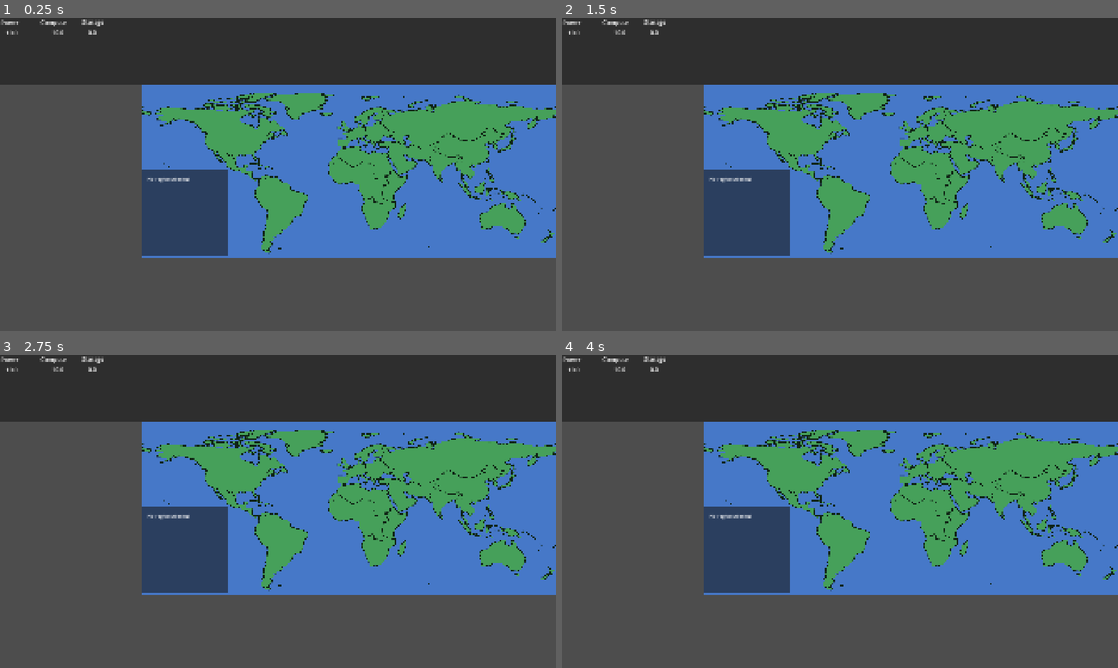
Above: before the commit, frames 1-4 (two rows, left to right).
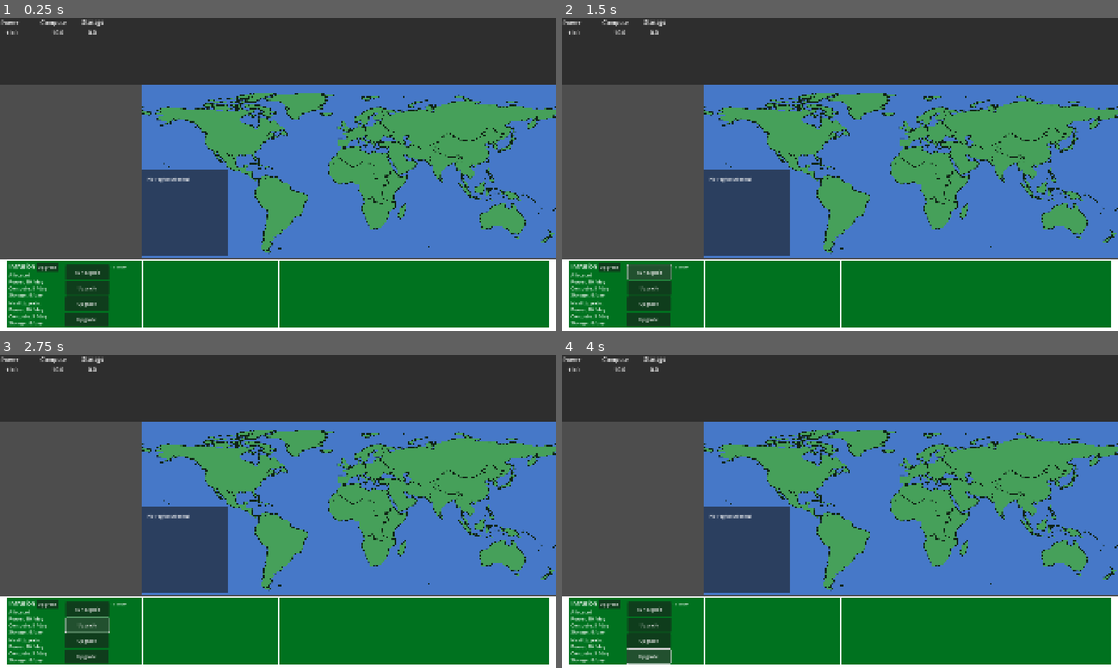
Above: after the commit, the same moments.

Repository: ChrisKnowles1987/Clippy
Game: Godot game, scene res://scenes/main.tscn
The game is run twice, just before and just after one commit, with the same random seed, the same clock (stepped at 60 frames per second) and the same inputs.
Inputs (mouse positions are in pixels of both pictures, inside the frame that each line leads up to):
- Up to frame 1 (0.25 s): no input
- Up to frame 2 (1.5 s): click (612, 268) at 0.5 s, where only the run after the commit has a clickable "Upgrade"; click (650, 271) at 1.25 s, where only the run after the commit has a clickable "Run Exploit"
- Up to frame 3 (2.75 s): click (88, 624) at 2 s, where only the run after the commit has a clickable "Upgrade"
- Up to frame 4 (4 s): click (650, 639) at 2.75 s, where only the run after the commit has a clickable "Upgrade"; click (650, 655) at 3.5 s, where only the run after the commit has a clickable "Upgrade"

The runs differ from the first frame. In frame 1, 23% of the frame differs, in the area x 0-100%, y 77-100%; in frame 2, 23%; in frame 3, 23%; in frame 4, 23%.

Commit message:
decide on Ui layout for skills pannel

Diff:
--- a/scenes/main.tscn
+++ b/scenes/main.tscn
@@ -9,6 +9,12 @@
 
 [sub_resource type="LabelSettings" id="LabelSettings_o6xl0"]
 font_size = 20
+
+[sub_resource type="LabelSettings" id="LabelSettings_tefeu"]
+font_size = 20
+
+[sub_resource type="LabelSettings" id="LabelSettings_tipki"]
+font_size = 12
 
 [node name="Node2D" type="Node2D"]
 script = ExtResource("1_tbgi4")
@@ -121,3 +127,213 @@
 offset_bottom = 64.0
 text = "0"
 label_settings = SubResource("LabelSettings_o6xl0")
+
+[node name="BottomSkillPannel" type="Control" parent="CanvasLayer"]
+layout_mode = 3
+anchors_preset = 12
+anchor_top = 1.0
+anchor_right = 1.0
+anchor_bottom = 1.0
+offset_top = -249.0
+offset_right = 1920.0
+offset_bottom = -2.0
+grow_horizontal = 2
+grow_vertical = 0
+size_flags_vertical = 8
+
+[node name="ColorRect" type="ColorRect" parent="CanvasLayer/BottomSkillPannel"]
+layout_mode = 1
+anchors_preset = 15
+anchor_right = 1.0
+anchor_bottom = 1.0
+grow_horizontal = 2
+grow_vertical = 2
+
+[node name="Control" type="Control" parent="CanvasLayer/BottomSkillPannel"]
+custom_minimum_size = Vector2(480, 247)
+anchors_preset = 0
+offset_left = 16.0
+offset_right = 496.0
+offset_bottom = 247.0
+
+[node name="ColorRect" type="ColorRect" parent="CanvasLayer/BottomSkillPannel/Control"]
+layout_mode = 1
+anchors_preset = 15
+anchor_right = 1.0
+anchor_bottom = 1.0
+offset_left = 8.0
+offset_top = 8.0
+offset_right = -8.0
+offset_bottom = -8.0
+grow_horizontal = 2
+grow_vertical = 2
+color = Color(1.5175393e-06, 0.44884092, 0.12206262, 1)
+
+[node name="Label" type="Label" parent="CanvasLayer/BottomSkillPannel/Control"]
+layout_mode = 0
+offset_left = 15.0
+offset_top = 12.0
+offset_right = 104.0
+offset_bottom = 40.0
+text = "Intrusion"
+label_settings = SubResource("LabelSettings_tefeu")
+
+[node name="RichTextLabel" type="RichTextLabel" parent="CanvasLayer/BottomSkillPannel/Control"]
+layout_mode = 0
+offset_left = 15.0
+offset_top = 44.0
+offset_right = 169.0
+offset_bottom = 147.0
+text = "Allocated
+Power: 10 / day
+Compute: 5 / day
+Storage: 0 /day"
+
+[node name="RichTextLabel2" type="RichTextLabel" parent="CanvasLayer/BottomSkillPannel/Control"]
+layout_mode = 0
+offset_left = 15.0
+offset_top = 141.0
+offset_right = 169.0
+offset_bottom = 244.0
+text = "Next Upgrade:
+Power: 10 / day
+Compute: 5 / day
+Storage: 0 /day"
+
+[node name="Button" type="Button" parent="CanvasLayer/BottomSkillPannel/Control"]
+layout_mode = 1
+anchors_preset = -1
+anchor_left = 0.323
+anchor_top = 0.126
+anchor_right = 0.323
+anchor_bottom = 0.126
+offset_left = -44.04001
+offset_top = -18.122
+offset_right = 30.959991
+offset_bottom = 13.878
+text = "Upgrade"
+
+[node name="Button2" type="Button" parent="CanvasLayer/BottomSkillPannel/Control"]
+custom_minimum_size = Vector2(150, 0)
+layout_mode = 1
+anchors_preset = -1
+anchor_left = 0.323
+anchor_top = 0.126
+anchor_right = 0.323
+anchor_bottom = 0.126
+offset_left = 55.95999
+offset_top = -10.122
+offset_right = 205.95999
+offset_bottom = 39.878
+text = "Run Exploit"
+
+[node name="Button3" type="Button" parent="CanvasLayer/BottomSkillPannel/Control"]
+custom_minimum_size = Vector2(150, 0)
+layout_mode = 1
+anchors_preset = -1
+anchor_left = 0.323
+anchor_top = 0.126
+anchor_right = 0.323
+anchor_bottom = 0.126
+offset_left = 55.95999
+offset_top = 44.878
+offset_right = 205.95999
+offset_bottom = 94.878
+text = "Upgrade"
+
+[node name="Button4" type="Button" parent="CanvasLayer/BottomSkillPannel/Control"]
+custom_minimum_size = Vector2(150, 0)
+layout_mode = 1
+anchors_preset = -1
+anchor_left = 0.323
+anchor_top = 0.126
+anchor_right = 0.323
+anchor_bottom = 0.126
+offset_left = 54.95999
+offset_top = 98.878
+offset_right = 204.95999
+offset_bottom = 148.878
+text = "Upgrade"
+
+[node name="Button5" type="Button" parent="CanvasLayer/BottomSkillPannel/Control"]
+custom_minimum_size = Vector2(150, 0)
+layout_mode = 1
+anchors_preset = -1
+anchor_left = 0.323
+anchor_top = 0.126
+anchor_right = 0.323
+anchor_bottom = 0.126
+offset_left = 53.95999
+offset_top = 152.878
+offset_right = 203.95999
+offset_bottom = 202.878
+text = "Upgrade"
+
+[node name="Label2" type="Label" parent="CanvasLayer/BottomSkillPannel/Control"]
+layout_mode = 0
+offset_left = 366.0
+offset_top = 20.0
+offset_right = 438.0
+offset_bottom = 43.0
+text = "10 power"
+label_settings = SubResource("LabelSettings_tipki")
+
+[node name="Control2" type="Control" parent="CanvasLayer/BottomSkillPannel"]
+custom_minimum_size = Vector2(480, 247)
+anchors_preset = 0
+offset_left = 488.0
+offset_right = 968.0
+offset_bottom = 247.0
+
+[node name="ColorRect" type="ColorRect" parent="CanvasLayer/BottomSkillPannel/Control2"]
+layout_mode = 1
+anchors_preset = 15
+anchor_right = 1.0
+anchor_bottom = 1.0
+offset_left = 7.0
+offset_top = 8.0
+offset_right = -9.0
+offset_bottom = -8.0
+grow_horizontal = 2
+grow_vertical = 2
+color = Color(1.5175393e-06, 0.44884092, 0.12206262, 1)
+
+[node name="Control3" type="Control" parent="CanvasLayer/BottomSkillPannel"]
+custom_minimum_size = Vector2(480, 247)
+anchors_preset = 0
+offset_left = 957.0
+offset_right = 1437.0
+offset_bottom = 247.0
+
+[node name="ColorRect" type="ColorRect" parent="CanvasLayer/BottomSkillPannel/Control3"]
+layout_mode = 1
+anchors_preset = 15
+anchor_right = 1.0
+anchor_bottom = 1.0
+offset_left = 8.0
+offset_top = 8.0
+offset_right = -8.0
+offset_bottom = -8.0
+grow_horizontal = 2
+grow_vertical = 2
+color = Color(1.5175393e-06, 0.44884092, 0.12206262, 1)
+
+[node name="Control4" type="Control" parent="CanvasLayer/BottomSkillPannel"]
+custom_minimum_size = Vector2(480, 247)
+anchors_preset = 0
+offset_left = 1424.0
+offset_right = 1904.0
+offset_bottom = 247.0
+
+[node name="ColorRect" type="ColorRect" parent="CanvasLayer/BottomSkillPannel/Control4"]
+layout_mode = 1
+anchors_preset = 15
+anchor_right = 1.0
+anchor_bottom = 1.0
+offset_left = 8.0
+offset_top = 8.0
+offset_right = -8.0
+offset_bottom = -8.0
+grow_horizontal = 2
+grow_vertical = 2
+color = Color(1.5175393e-06, 0.44884092, 0.12206262, 1)
Not shown: 1 places in scenes/main.tscn that only renumber resources
Not shown, changed: docs/GAME_DESIGN.md
